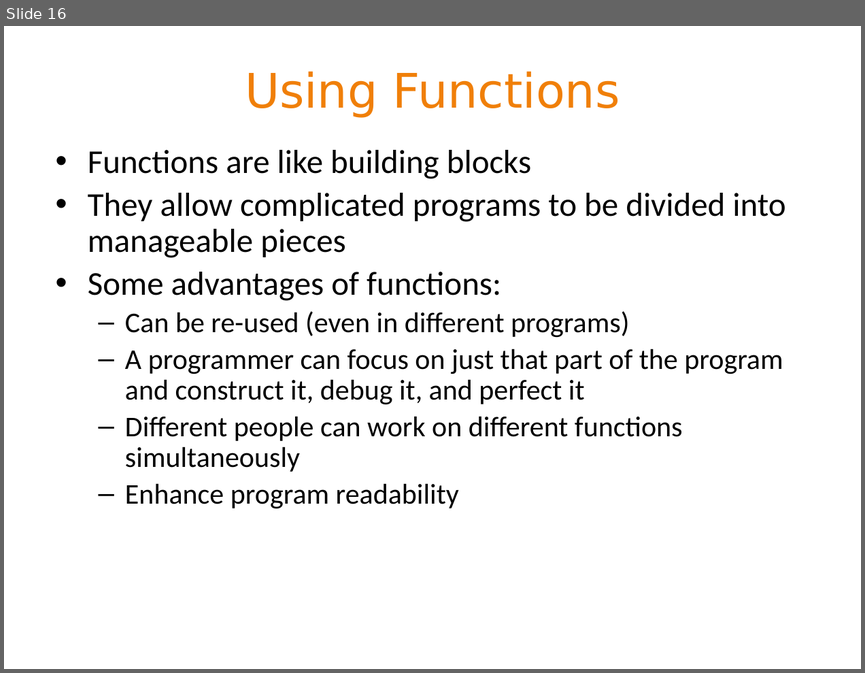
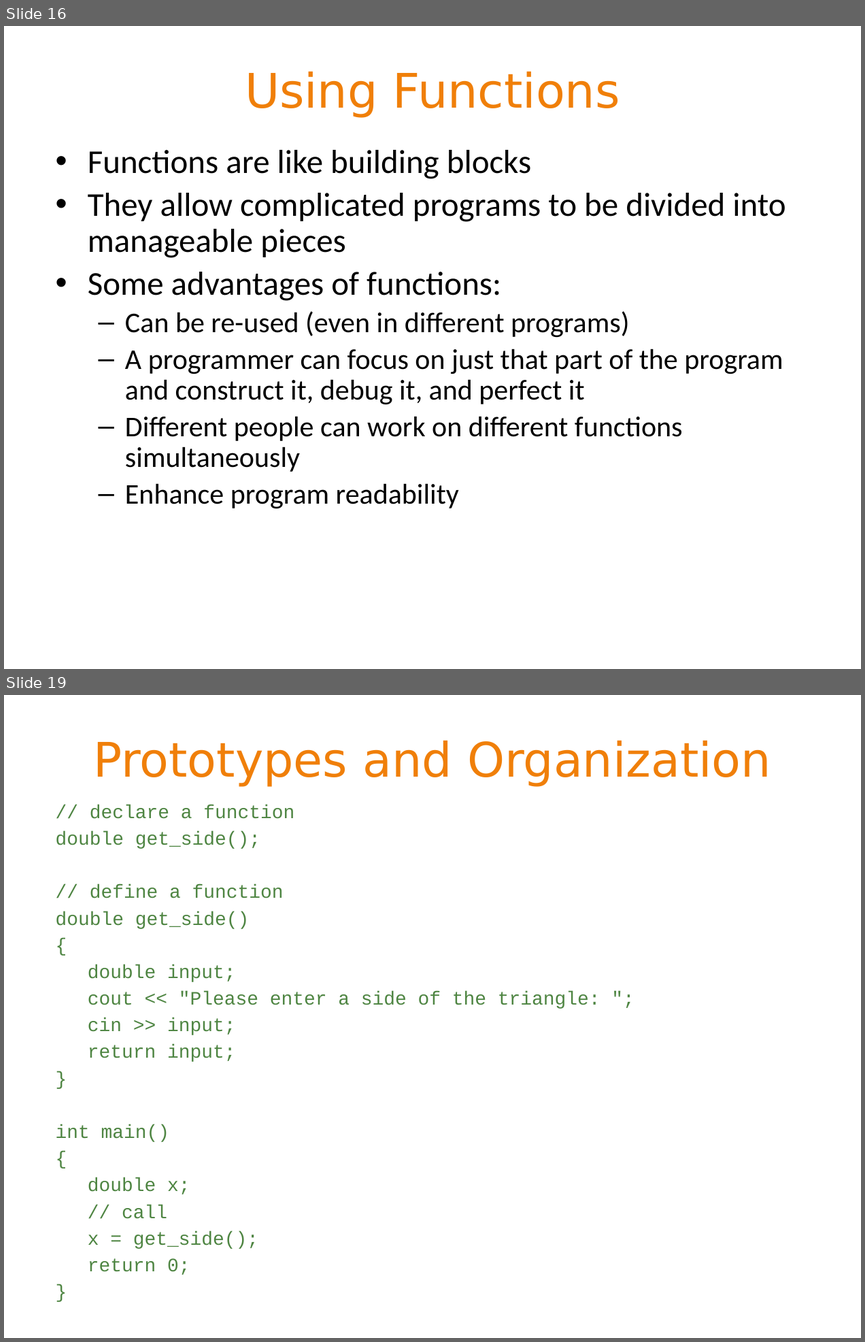
Before and after one commit to BeiyuLinCS/beiyulin.github.io, a slide deck: teach/spring_21/1370/slides/week6_2.pptx. Shown one above the other, each under a label of ours: slide 16 before the commit, slides 16 and 19 after it; the slides between them are not shown. The pictures are 865x673 and 865x1342 pixels, drawn with LibreOffice and Linux fonts; fonts in the diff are those of the drawing. Boxes give left, top, right and bottom in pixels: in the first picture for what was removed or moved away, otherwise in the second. Text is boxed around its words. In the diff, an @@ line names an element or a change of style, - is before the commit and + after.

```diff
--- a/teach/spring_21/1370/slides/week6_2.pptx
+++ b/teach/spring_21/1370/slides/week6_2.pptx
@@ slide 19 added at [4, 695, 861, 1338], background #FFFFFF @@
@@ title added at [94, 740, 771, 786], 40 pt, text #F07F09 @@
+Prototypes and Organization
@@ text added at [56, 804, 600, 1274], 16 pt, text #4E8542 @@
+// declare a function
+double get_side();
+// define a function
+double get_side()
+{
+double input;
+cout << "Please enter a side of the triangle: ";
+cin >> input;
+return input;
+}
+int main()
+{
+double x;
+// call
+x = get_side();
+return 0;
+}
```
Also in this commit, not shown: 2 slides changed, 5 other slides added, 12 other files.
